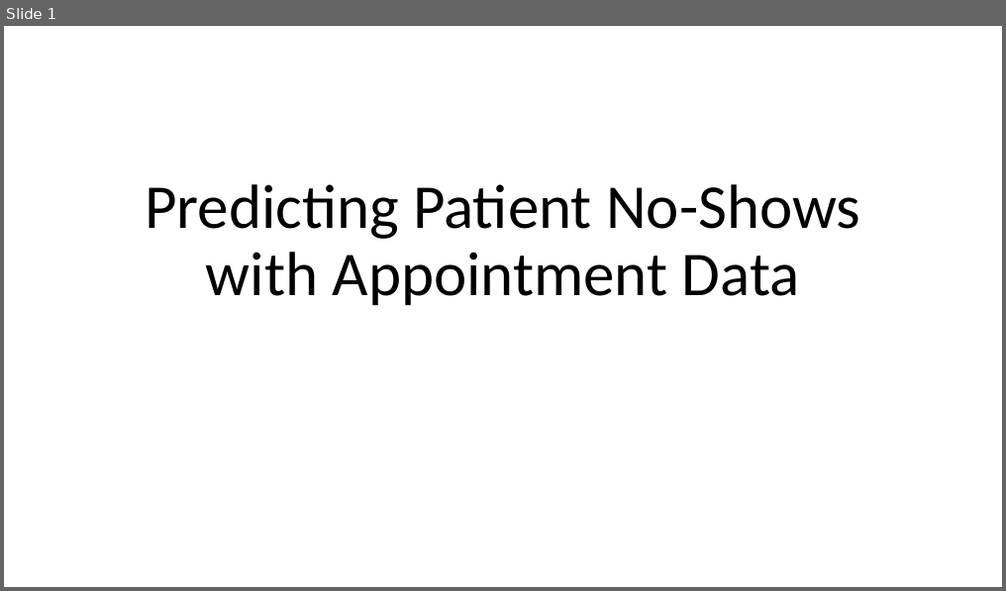
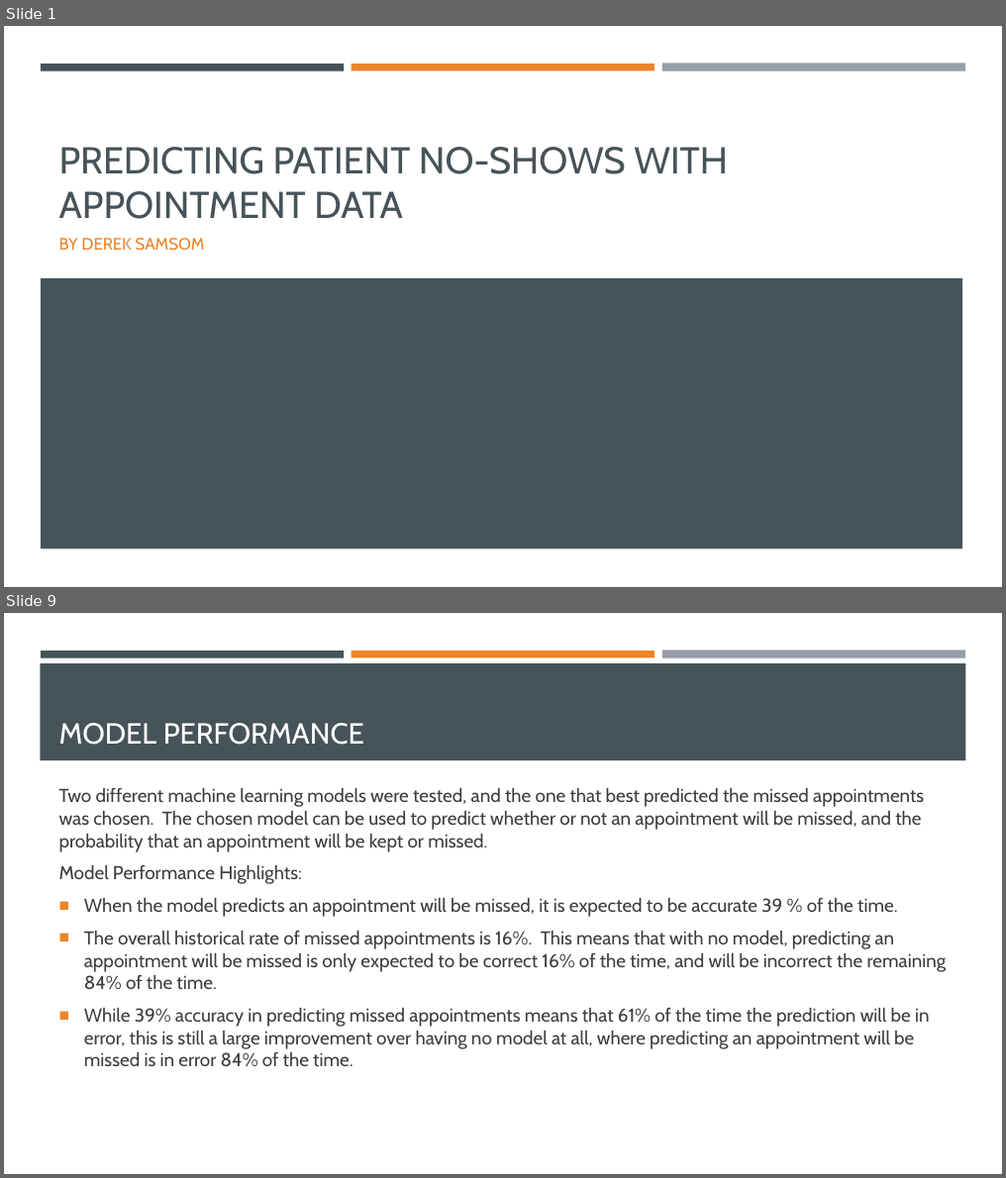
Before and after one commit to DerekSamsom/Capstone, a slide deck: Appointments_Presentation.pptx. Shown one above the other, each under a label of ours: slide 1 before the commit, slides 1 and 9 after it; the slides between them are not shown. The pictures are 1006x591 and 1006x1178 pixels, drawn with LibreOffice and Linux fonts; fonts in the diff are those of the drawing. Boxes give left, top, right and bottom in pixels: in the first picture for what was removed or moved away, otherwise in the second. Text is boxed around its words. In the diff, an @@ line names an element or a change of style, - is before the commit and + after.

Commit message:
Adding Final Draft of Appointment Capstone report and slide deck

```diff
--- a/Appointments_Presentation.pptx
+++ b/Appointments_Presentation.pptx
@@ slide 9 added at bbox=[4, 613, 1002, 1174], background #FFFFFF; not listed: 3 template elements that a slide beside it also shows @@
@@ rectangle added at bbox=[40, 663, 966, 761], fill #465359 @@
@@ title added at bbox=[59, 723, 364, 745], 28 pt, text #FFFFFF @@
+MODEL PERFORMANCE
@@ text added at bbox=[59, 788, 946, 1067], 18 pt, text #3D3D3D @@
+Two different machine learning models were tested, and the one that best predicted the missed appointments was chosen. The chosen model can be used to predict whether or not an appointment will be missed, and the probability that an appointment will be kept or missed.
+Model Performance Highlights:
+■ When the model predicts an appointment will be missed, it is expected to be accurate 39 % of the time.
+■ The overall historical rate of missed appointments is 16%. This means that with no model, predicting an appointment will be missed is only expected to be correct 16% of the time, and will be incorrect the remaining 84% of the time.
+■ While 39% accuracy in predicting missed appointments means that 61% of the time the prediction will be in error, this is still a large improvement over having no model at all, where predicting an appointment will be missed is in error 84% of the time.
@@ slide 1 changed as well @@
@@ rectangle added at bbox=[41, 64, 344, 71], fill #465359 @@
@@ rectangle added at bbox=[351, 64, 654, 71], fill #ED8428 @@
@@ rectangle added at bbox=[662, 64, 965, 72], fill #969FA7 @@
@@ title at bbox=[59, 147, 728, 219]: text changed; size 60 to 36 pt; font Calibri to Cabin; text colour #000000 to #465359 @@
-Predicting Patient No-Shows with Appointment Data
+PREDICTING PATIENT NO-SHOWS WITH APPOINTMENT DATA
@@ subtitle added at bbox=[59, 238, 205, 251], 16 pt, text #ED8428 @@
+BY DEREK SAMSOM
@@ rectangle added at bbox=[41, 278, 963, 549], fill #465359 @@
```
Also in this commit, not shown: 4 other slides changed, 5 other slides added, 6 slides removed, 2 other files.
